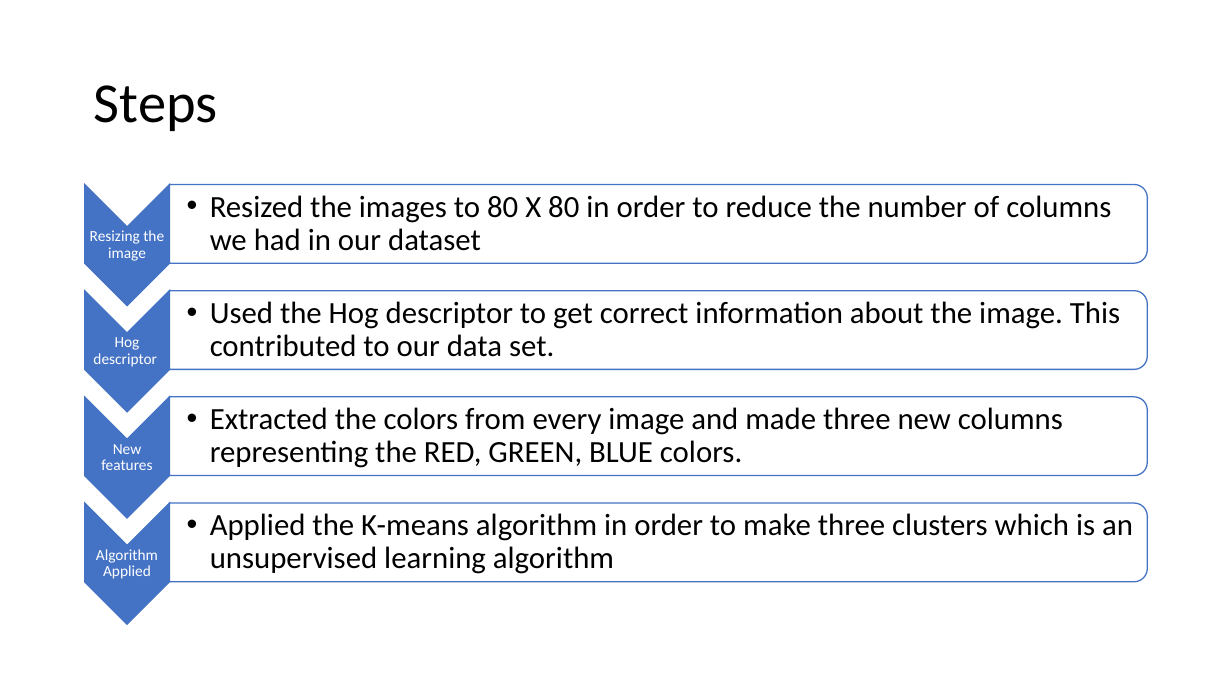
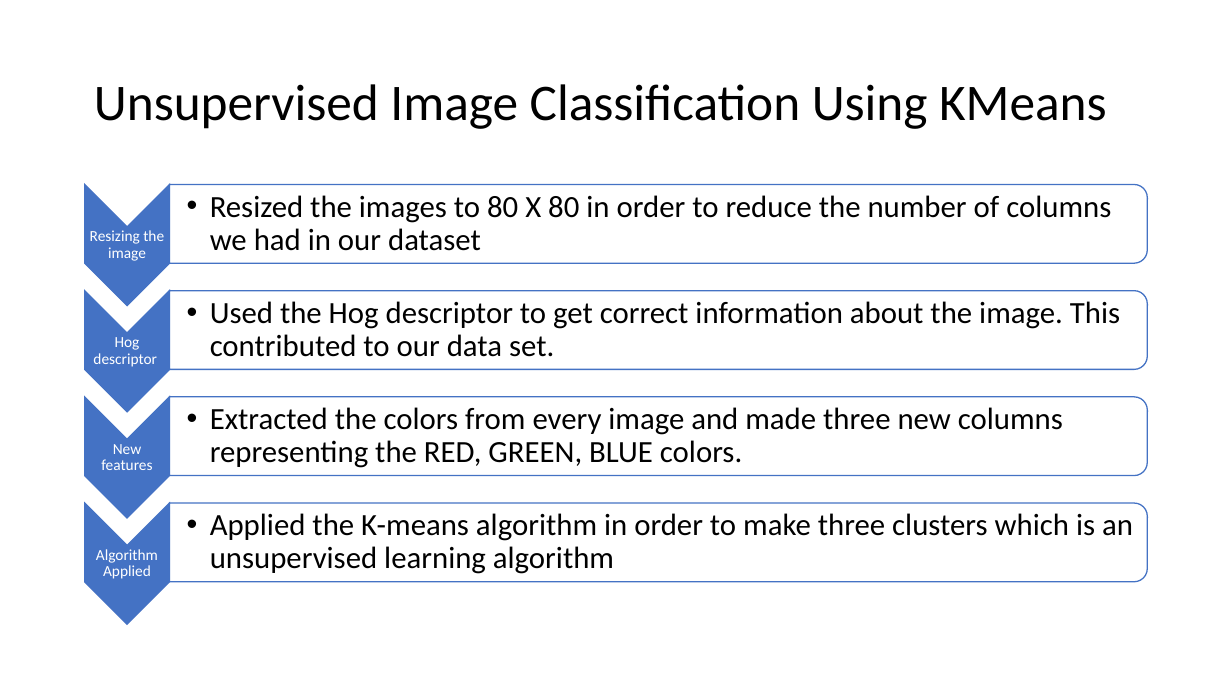
Before and after one commit to vivekagarwal5592/Image-Recognition, a slide deck: slide 7 of Food image classification.pptx (slide 6 before the commit). Drawn at 1232x693 pixels with LibreOffice and Linux fonts; fonts in the diff are those of the drawing. Boxes give left, top, right and bottom in pixels: in the first picture for what was removed or moved away, otherwise in the second. Text is boxed around its words. In the diff, an @@ line names an element or a change of style, - is before the commit and + after.

```diff
--- a/Food image classification.pptx
+++ b/Food image classification.pptx
@@ title at (94,84,1107,129): text changed; size 44 to 40 pt @@
-Steps
+Unsupervised Image Classification Using KMeans
```
Also in this commit, not shown: 4 other slides changed, 4 slides added, 2 slides removed, 3 other files.
